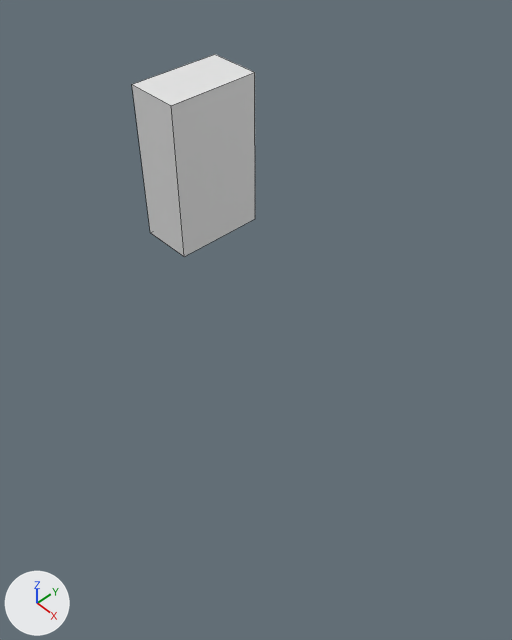
What one commit did to the Blender file Large Crowd Project/Assets/Blender/Humanoid.blend.
Both versions are drawn from a camera (50 mm lens) standing at (6.98, -5.42, 5.07) and looking at (0.03, 1.05, -3.72). Every picture has the same lights, and +X, +Y and +Z are marked at lower left. Mesh edges are drawn as thin lines.
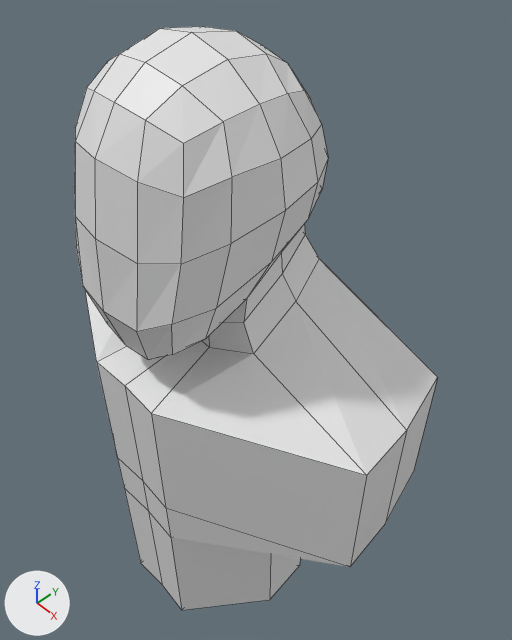
Patch to the scene script:
```diff
--- a/Large Crowd Project/Assets/Blender/Humanoid.blend.py
+++ b/Large Crowd Project/Assets/Blender/Humanoid.blend.py
@@ me_cube_001 @@
 # used by ob_cube; location = (0.0, 0.0, 0.0); scale = (0.401, 0.69, 1.15)
-me_cube_001.from_pydata(...)  # 8 vertices, 6 faces; spans x -1.0..1.0, y -1.0..1.0, z -1.0..1.0
+me_cube_001.from_pydata(...)  # 113 vertices, 96 faces; spans x 0.0..3.73, y -1.89..2.83, z -9.97..1.73
+# me_cube_001 part 1
+# 6 vertices are removed from x -1.0..1.0, y -1.0..1.0, z -1.0..1.0
+# 6 faces are deleted
+# 97 vertices are added at x 0.0..3.73, y -1.89..2.83, z -9.97..1.73
+# 7 new vertices lie (0.0, 0.0, 2.99) away from vertices in x 0.0..1.87, y -1.81..1.57, z -9.97
+# 7 new vertices lie (0.0, 0.0, 2.6) away from vertices in x 0.0..3.73, y -1.81..2.83, z -5.98
+# 96 new faces join them
@@ ob_cube @@
 ob_cube.location = (0.0, 0.0, 0.0)
-ob_cube.scale = (0.401, 0.69, 1.15)
+_m = ob_cube.modifiers.new('Mirror', 'MIRROR')
+_m.use_clip = True
```

What differs and where, as boxes (x1, y1, x2, y2) in the pictures (512 x 640 px):
'Cube', reshaped, modifiers changed, rescaled (194% wider, 187% taller): before (132, 54, 255, 257); after (74, 26, 438, 610)
